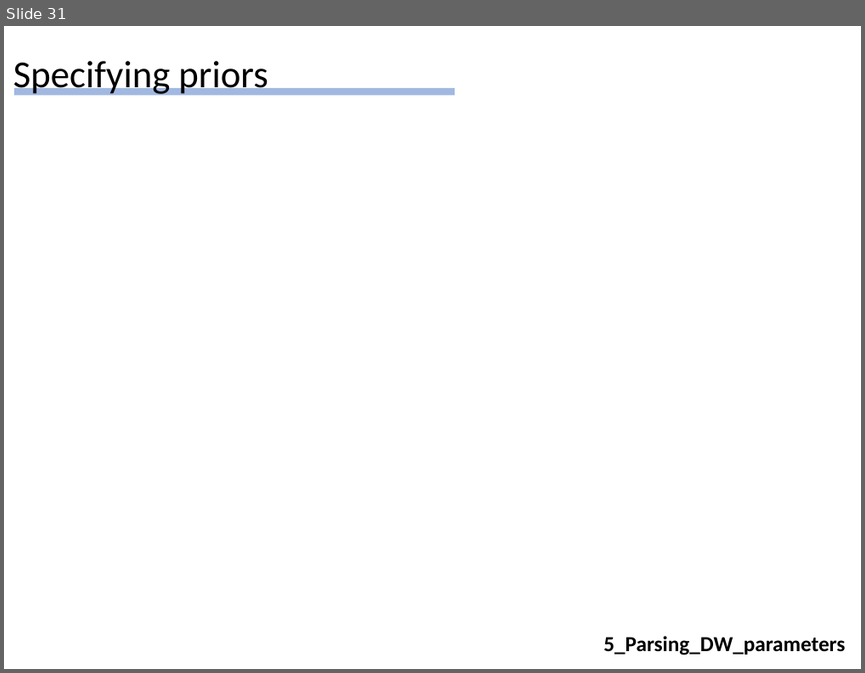
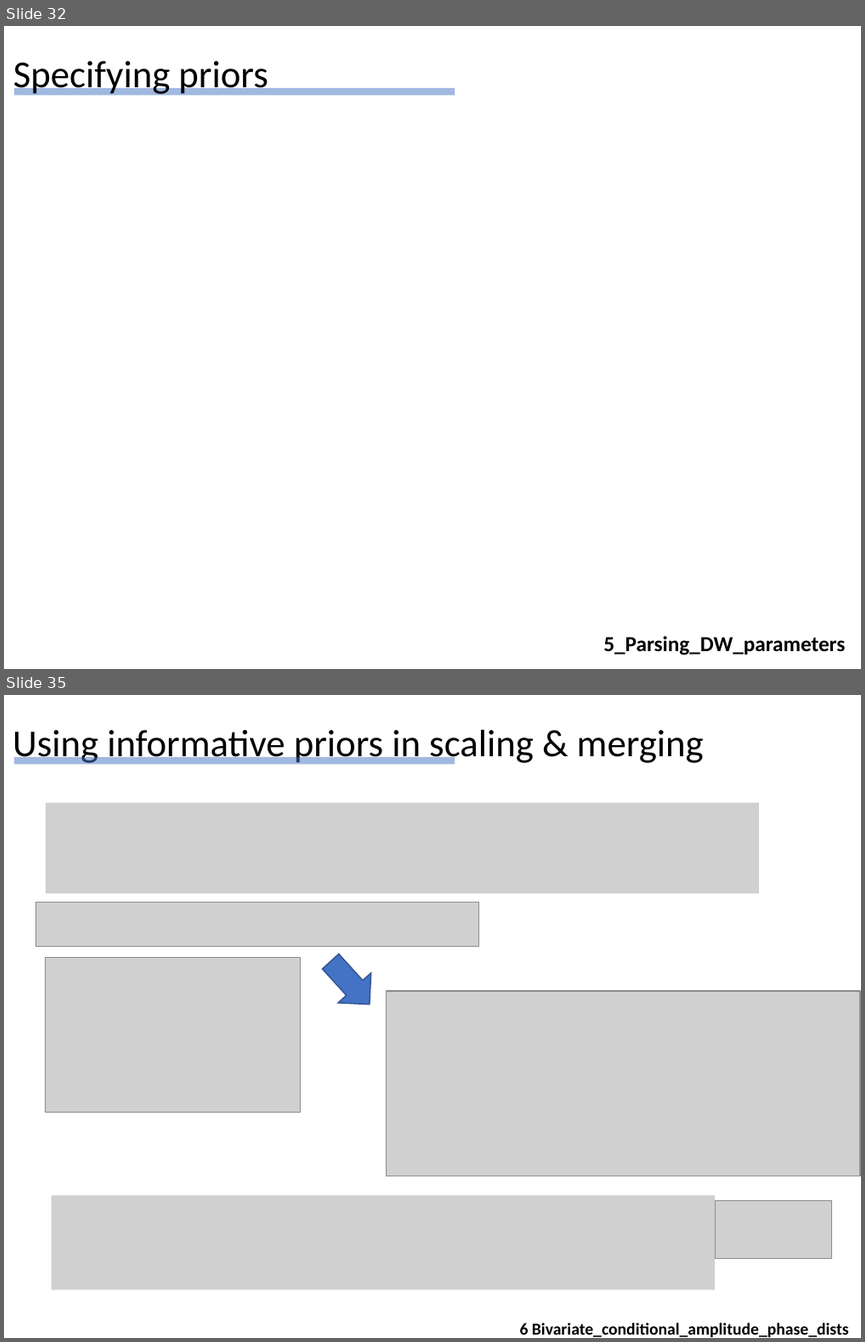
Before and after one commit to Hekstra-Lab/dw, a slide deck: Summary_of_findings_DH_20210218.pptx. Shown one above the other, each under a label of ours: slide 31 before the commit, slides 32 and 35 after it; the slides between them are not shown. The pictures are 865x673 and 865x1342 pixels, drawn with LibreOffice and Linux fonts; fonts in the diff are those of the drawing; grey boxes stand for pictures. Boxes give left, top, right and bottom in pixels: in the first picture for what was removed or moved away, otherwise in the second. Text is boxed around its words. In the diff, an @@ line names an element or a change of style, - is before the commit and + after.

Commit message:
updates for bivariate phase distributions in notebook 6

```diff
--- a/Summary_of_findings_DH_20210218.pptx
+++ b/Summary_of_findings_DH_20210218.pptx
@@ slide 35 added at (x1=4, y1=695, x2=861, y2=1338), background #FFFFFF @@
@@ title added at (x1=12, y1=730, x2=704, y2=764), 32 pt, text #000000 @@
+Using informative priors in scaling & merging
@@ line added from (14, 760) to (454, 760), #4472C4 6 pt @@
@@ picture added at (x1=46, y1=803, x2=759, y2=894) @@
@@ picture added at (x1=35, y1=902, x2=479, y2=946) @@
@@ right arrow added at (x1=314, y1=947, x2=386, y2=1020), fill #4472C4, outline #325491 1 pt @@
@@ picture added at (x1=46, y1=957, x2=301, y2=1111) @@
@@ picture added at (x1=386, y1=991, x2=860, y2=1175) @@
@@ picture added at (x1=51, y1=1196, x2=715, y2=1290) @@
@@ picture added at (x1=715, y1=1201, x2=832, y2=1258) @@
@@ text added at (x1=520, y1=1322, x2=849, y2=1337), 14 pt, text #000000, bold @@
+6 Bivariate_conditional_amplitude_phase_dists
@@ what was slide 31 is now slide 32 @@
```
Also in this commit, not shown: 6 slides changed, 6 other slides added, 1 other file.
